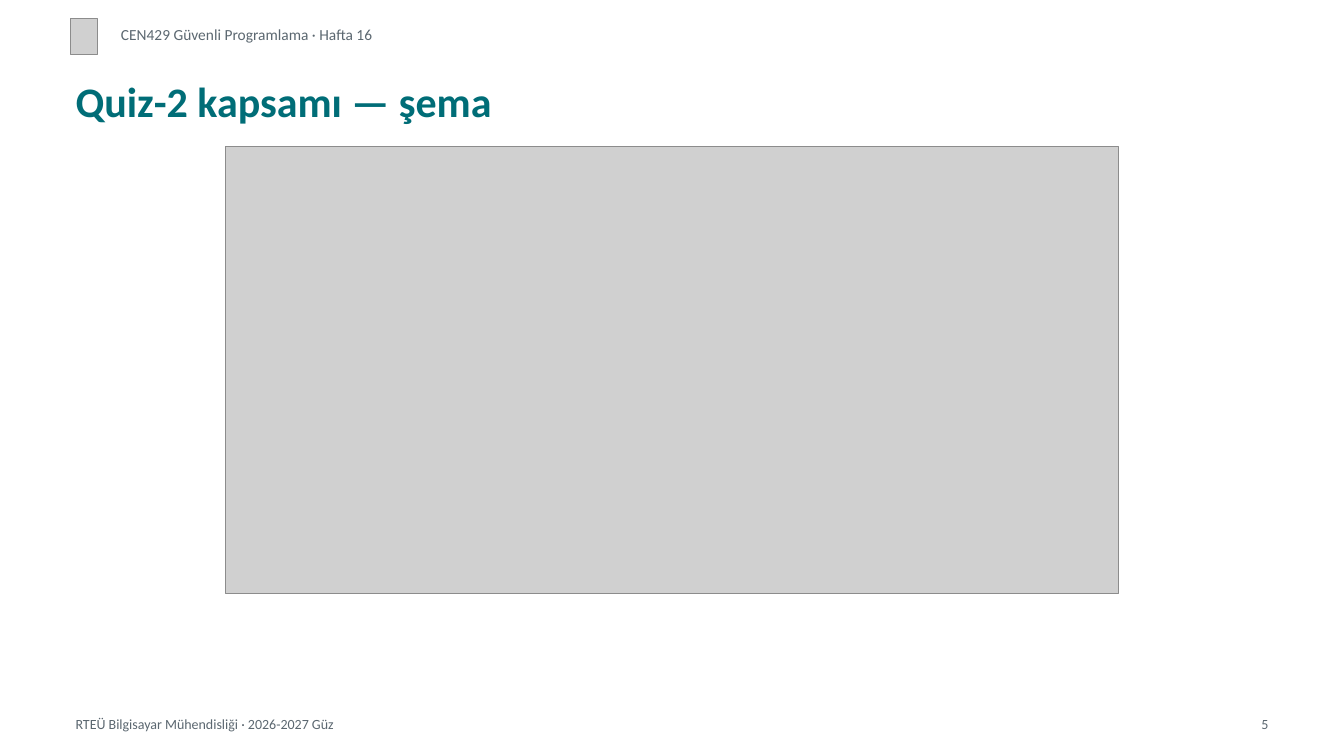
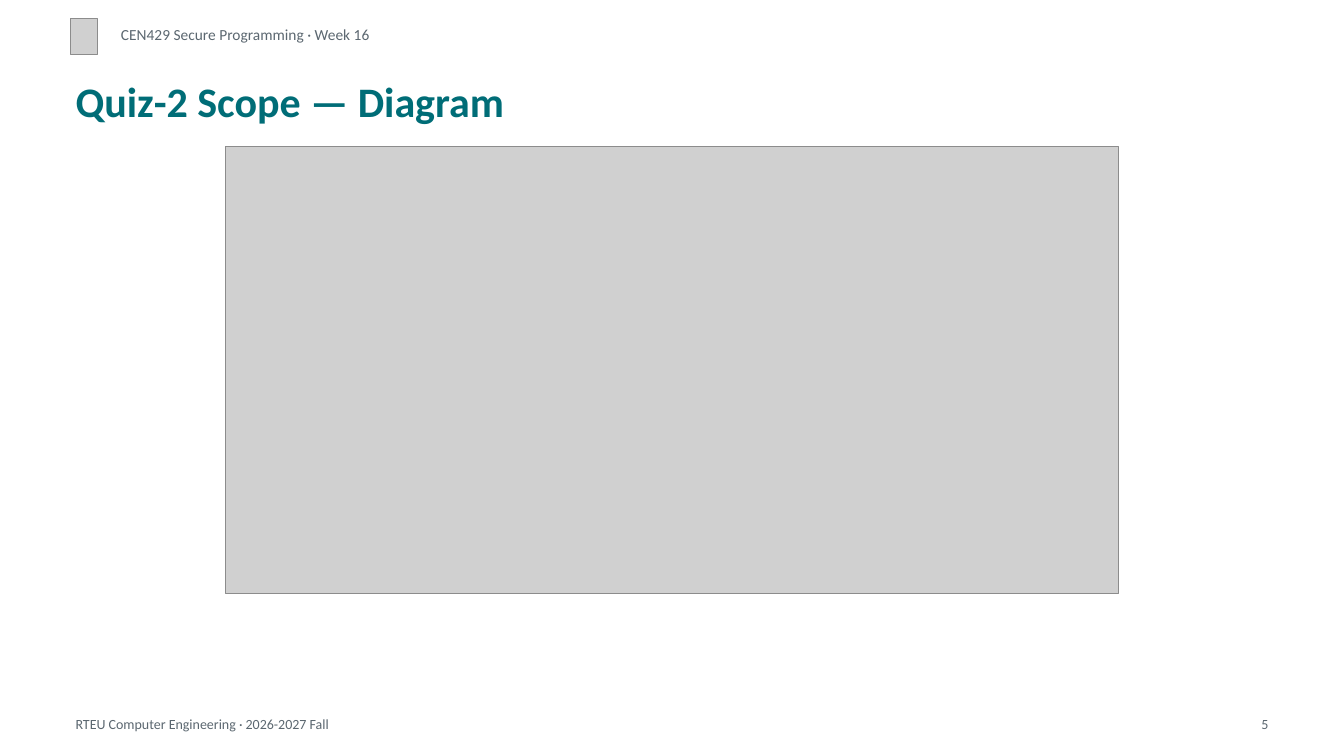
Before and after one commit to ucoruh/cen429-secure-programming, a slide deck: slide 5 of docs/week-16/cen429-week-16-sunum.en.pptx. Drawn at 1344x756 pixels with LibreOffice and Linux fonts; fonts in the diff are those of the drawing; grey boxes stand for pictures. Boxes give left, top, right and bottom in pixels: in the first picture for what was removed or moved away, otherwise in the second. Text is boxed around its words. In the diff, an @@ line names an element or a change of style, - is before the commit and + after.

```diff
--- a/docs/week-16/cen429-week-16-sunum.en.pptx
+++ b/docs/week-16/cen429-week-16-sunum.en.pptx
@@ text at <box>121,29,370,43</box>: text changed @@
-CEN429 Güvenli Programlama · Hafta 16
+CEN429 Secure Programming · Week 16
@@ text at <box>76,87,504,124</box>: text changed @@
-Quiz-2 kapsamı — şema
+Quiz-2 Scope — Diagram
@@ text at <box>76,719,329,732</box>: text changed @@
-RTEÜ Bilgisayar Mühendisliği · 2026-2027 Güz
+RTEU Computer Engineering · 2026-2027 Fall
```
Also in this commit, not shown: 19 other slides changed, 11 slides added, 11 slides removed, 15 other files.
